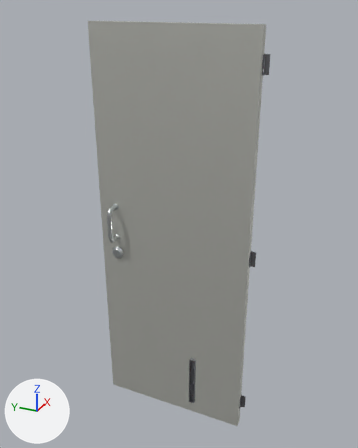
Renders of the FBX model MovistarExperience/StrangerThings/EscapeRoom/SM_Door/SM_Door.fbx from each side of a commit.
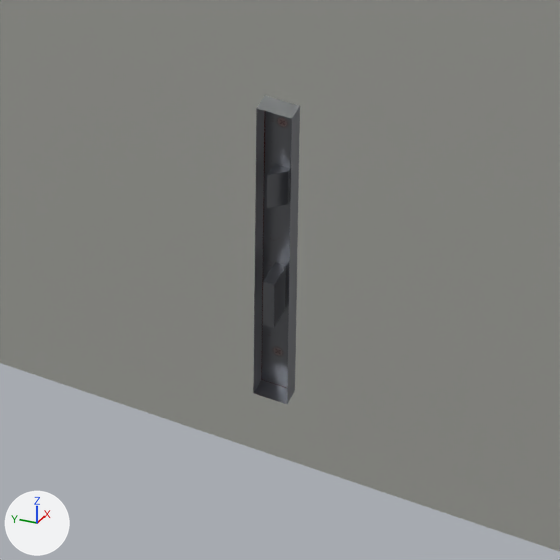
Old and new are each drawn whole from a 50 mm lens placed at (-0.268, -1.992, 2.199), pointed at (1.586, -1.157, 1.272) and again close up on the part from 42% to 65% of the width and 77% to 95% of the height. Lighting does not change. The marker at lower left points along +X, +Y and +Z. Where no turn or scale is listed for an object, it has been applied to the vertices.

In view in the first close-up: 'Puerta', 'PuertaArmado'.
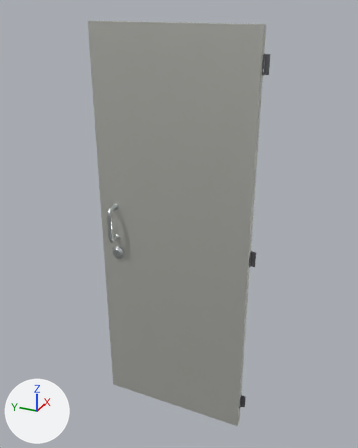
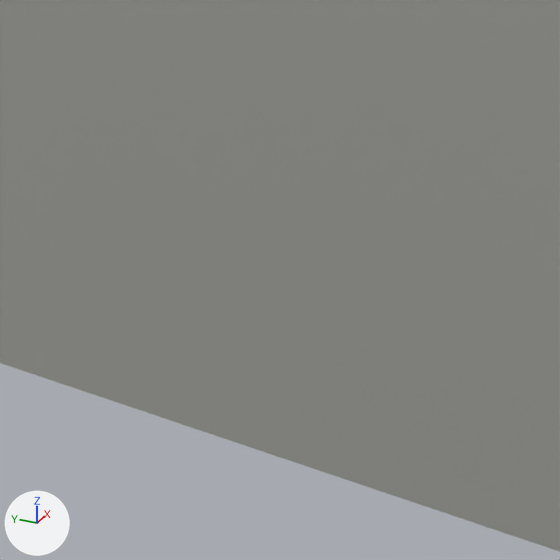
Boxes (x1, y1, x2, y2) around the edits, measured in the close-ups (560 x 560 px):
```json
{"object": "PuertaArmado", "change": "reshaped", "before": [253, 96, 300, 404], "on screen": "not visible afterwards"}
```

The change, as JSON lines over the scene's bpy script:
```json
{"block": "me_cylinder_001", "where": "me_cylinder_001.from_pydata(...)  # 1141 vertices, 1076 faces; spans x -0.82..0.01, y -0.05..0.82, z 0.11..1.99"}
{"block": "me_cylinder_001", "where": "# used by ob_puertaarmado; location = (1.7995, -1.4395, 0.0006)"}
{"block": "me_cylinder_001", "change": "me_cylinder_001 part 1: the loose piece of 25 vertices spanning x -0.82..-0.8, y -0.05..-0.03, z 0.88..1.07 is deleted"}
```
